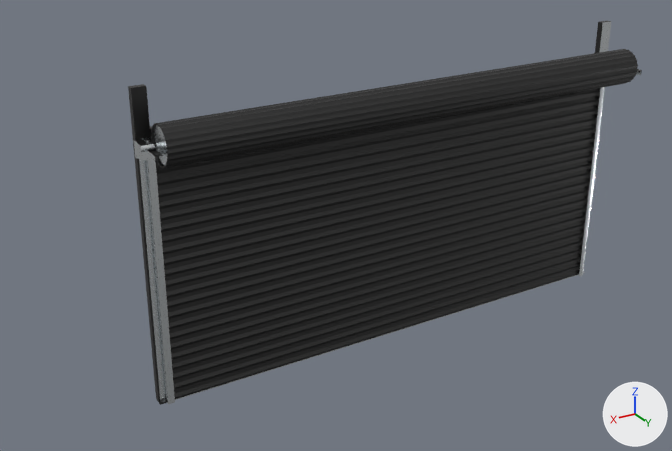
The glTF model public/models/doors/Heavy Duty Roll Up Door 180in x 76in - 188in x 78in.glb as it was, and as the next commit left it.
Both versions are drawn from a camera (50 mm lens) standing at (5.99, 5.57, 3.82) and looking at (2.69, 0.08, 1.07). Arrows for +X, +Y and +Z are at lower right; the lights stay in place. Where no turn or scale is listed for an object, it has been applied to the vertices. Vertices at the same position are counted once.

In view in the first picture: 'Heavy Duty Roll Up Door 180in x 76in - 188in x 78in'.
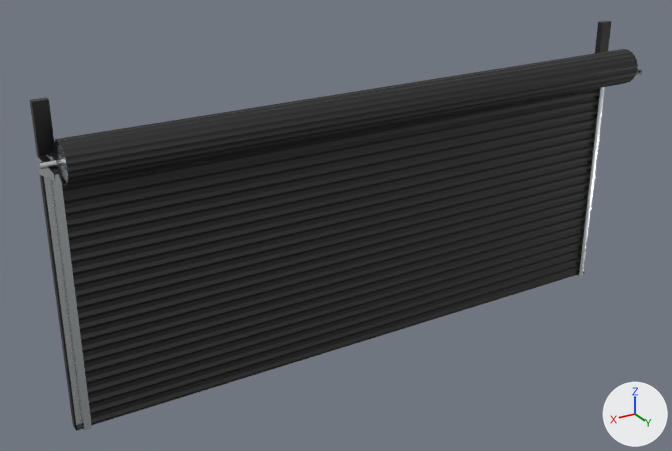
Where the change shows, as pixel boxes (x1, y1, x2, y2) in the pictures (672 x 451 px; the box of a moved part takes in the faces that stretch with it):
'Heavy Duty Roll Up Door 180in x 76in - 188in x 78in', reshaped, moved (19% wider, 7% taller): before (128, 21, 642, 405); after (30, 21, 642, 431)
part 1 of me_heavy_duty_roll_up_door_180in_x_76in___188in_x_78in, moved or reshaped: before (140, 21, 611, 400); after (40, 21, 611, 426)
part 2 of me_heavy_duty_roll_up_door_180in_x_76in___188in_x_78in, recoloured: (578, 22, 611, 275) in both

Patch to the scene script:
```diff
--- a/public/models/doors/Heavy Duty Roll Up Door 180in x 76in - 188in x 78in.glb.py
+++ b/public/models/doors/Heavy Duty Roll Up Door 180in x 76in - 188in x 78in.glb.py
@@ me_heavy_duty_roll_up_door_180in_x_76in___188in_x_78in @@
 # used by ob_heavy_duty_roll_up_door_180in_x_76in___188in_x_78in; location = (5.542, -3.235, 1.614)
-me_heavy_duty_roll_up_door_180in_x_76in___188in_x_78in.from_pydata(...)  # 804 vertices, 1578 faces; spans x -5.6..-1.32, y 3.23..3.68, z -1.61..0.7
+me_heavy_duty_roll_up_door_180in_x_76in___188in_x_78in.from_pydata(...)  # 804 vertices, 1578 faces; spans x -6.21..-1.32, y 3.23..3.68, z -1.61..0.7
+# me_heavy_duty_roll_up_door_180in_x_76in___188in_x_78in part 1: 330 vertices moved from x -5.6..-5.44, y 3.23..3.68, z -1.61..0.7 to x -6.21..-6.05, y 3.23..3.68, z -1.61..0.7
+# me_heavy_duty_roll_up_door_180in_x_76in___188in_x_78in part 2: 30 faces spanning x -6.15..-6.05, y 3.23..3.32, z -1.61..0.7 switch from mat_metal_01 (white #e5eaec) to mat_metal_02 (dark grey #4c4c4c)
@@ ob_heavy_duty_roll_up_door_180in_x_76in___188in_x_78in @@
 ob_heavy_duty_roll_up_door_180in_x_76in___188in_x_78in = bpy.data.objects.new('Heavy Duty Roll Up Door 180in x 76in - 188in x 78in', me_heavy_duty_roll_up_door_180in_x_76in___188in_x_78in)
-ob_heavy_duty_roll_up_door_180in_x_76in___188in_x_78in.location = (5.542, -3.235, 1.614)
+ob_heavy_duty_roll_up_door_180in_x_76in___188in_x_78in.location = (6.152, -3.235, 1.614)
```
